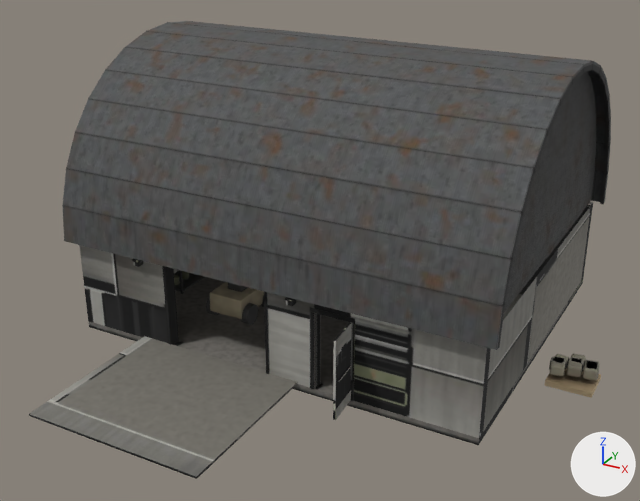
Before and after pictures for a commit that changed the glTF model sp-data/bldF.glb.
One viewpoint serves both versions: a camera (50 mm lens) standing at (11.07, -21.93, 12.36) and looking at (0.39, -2.51, 2.65). Every picture has the same lights, and +X, +Y and +Z are marked at lower right. The older version comes first. Where no turn or scale is listed for an object, it has been applied to the vertices. Vertices at exactly the same position are counted once.

In view in the first picture: 'BldF_Interior', 'BldF_Roof', 'BldF_Shell'.
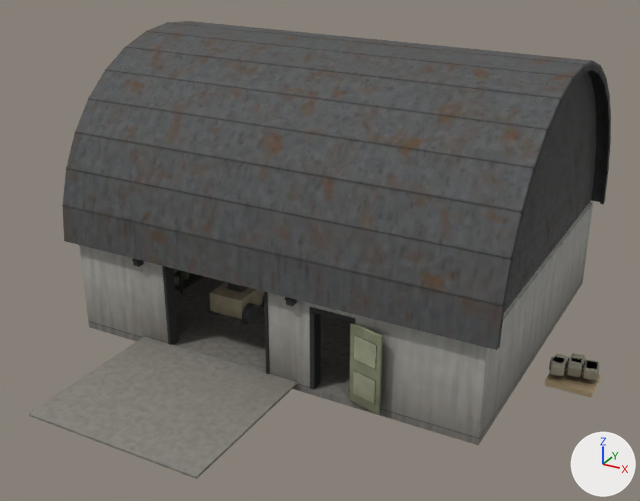
Changed parts and their boxes [x1, y1, x2, y2] in the pictures (640 x 501 px; the box of a moved part takes in the faces that stretch with it):
'BldF_Shell', reshaped, surface changed (lighter)
    both: [29, 202, 593, 479]
part 1 of me_bldf_shell, moved or reshaped
    before: [333, 322, 351, 420]
    after: [349, 323, 383, 415]
part 2 of me_bldf_shell, moved or reshaped (not visible before)
    after: [353, 335, 376, 369]
part 3 of me_bldf_shell, moved or reshaped (not visible before)
    after: [353, 370, 375, 404]
part 4 of me_bldf_shell, moved or reshaped (not visible afterwards)
    before: [341, 342, 347, 363]
part 5 of me_bldf_shell, moved or reshaped (not visible afterwards)
    before: [336, 389, 351, 419]
part 6 of me_bldf_shell, surface changed (lighter)
    both: [29, 202, 593, 479]

What the commit changed:
me_bldf_shell has 464 vertices, 828 faces and spans x -6.0..6.0, y -7.2..7.2, z -1.68..1.68.
me_bldf_shell is used by ob_bldf_shell; location (0.0, -2.2, 1.48).
me_bldf_shell part 1: the loose piece of 56 vertices spanning x 2.57..2.72, y -3.79..-2.81, z -1.47..0.71 is turned 70 degrees about the z axis through its middle, then moved by (0.44, 0.37, 0.0).
me_bldf_shell part 2: the loose piece of 8 vertices spanning x 2.57..2.65, y -3.65..-2.95, z -0.22..0.44 is turned 70 degrees about the z axis through its middle, then moved by (0.47, 0.34, 0.0).
me_bldf_shell part 3: the loose piece of 8 vertices spanning x 2.57..2.65, y -3.65..-2.95, z -1.21..-0.55 is turned 70 degrees about the z axis through its middle, then moved by (0.47, 0.34, 0.0).
me_bldf_shell part 4: the loose piece of 8 vertices spanning x 2.59..2.7, y -3.45..-3.15, z -0.04..0.35 is turned 69.9 degrees about the z axis through its middle, then moved by (0.44, 0.37, 0.0).
me_bldf_shell part 5: the loose piece of 8 vertices spanning x 2.63..2.73, y -3.77..-2.82, z -1.45..-1.15 is turned 70 degrees about the z axis through its middle, then moved by (0.41, 0.4, 0.0).
me_bldf_shell part 6: texture (UV) coordinates of 828 of 828 faces, centred in x -6.0..6.0, y -7.2..7.2, z -1.68..1.68, changed; they spanned u 0.0..1.0, v 0.0..1.0 and now span u 0.0..1.0, v 0.0..0.99.
